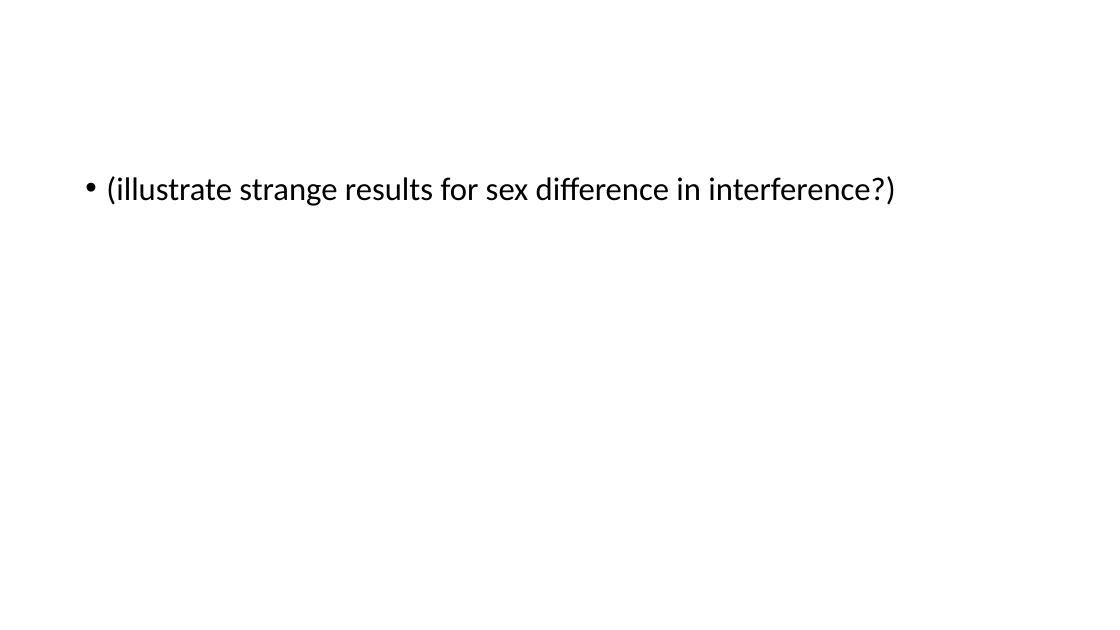
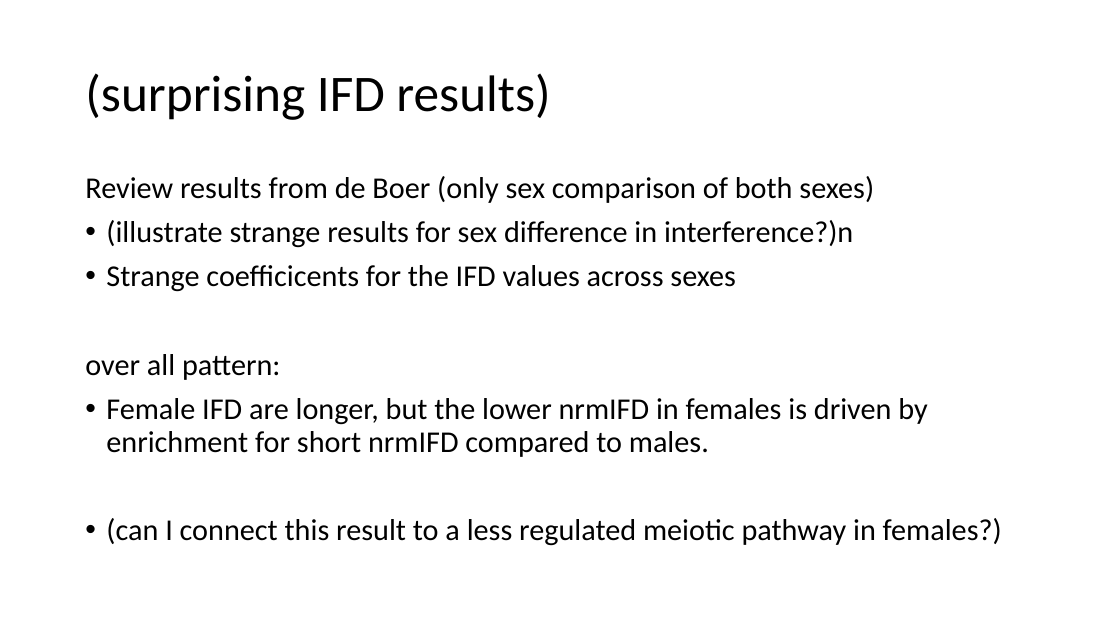
Before and after one commit to petersoapes/MLH1repo, a slide deck: slide 9 of AP_labMeeting_2.12.20.pptx. Drawn at 1120x630 pixels with LibreOffice and Linux fonts; fonts in the diff are those of the drawing. Boxes give left, top, right and bottom in pixels: in the first picture for what was removed or moved away, otherwise in the second. Text is boxed around its words. In the diff, an @@ line names an element or a change of style, - is before the commit and + after.

```diff
--- a/AP_labMeeting_2.12.20.pptx
+++ b/AP_labMeeting_2.12.20.pptx
@@ title added at [85, 73, 550, 120], 44 pt, text #000000 @@
+(surprising IFD results)
@@ text at [85, 176, 1002, 546]: text changed; size 28 to 25.9 pt @@
-• (illustrate strange results for sex difference in interference?)
+Review results from de Boer (only sex comparison of both sexes)
+• (illustrate strange results for sex difference in interference?)n
+• Strange coefficicents for the IFD values across sexes
+over all pattern:
+• Female IFD are longer, but the lower nrmIFD in females is driven by enrichment for short nrmIFD compared to males.
+• (can I connect this result to a less regulated meiotic pathway in females?)
```
Also in this commit, not shown: 5 other slides changed, 5 slides added, 1 slide removed.
